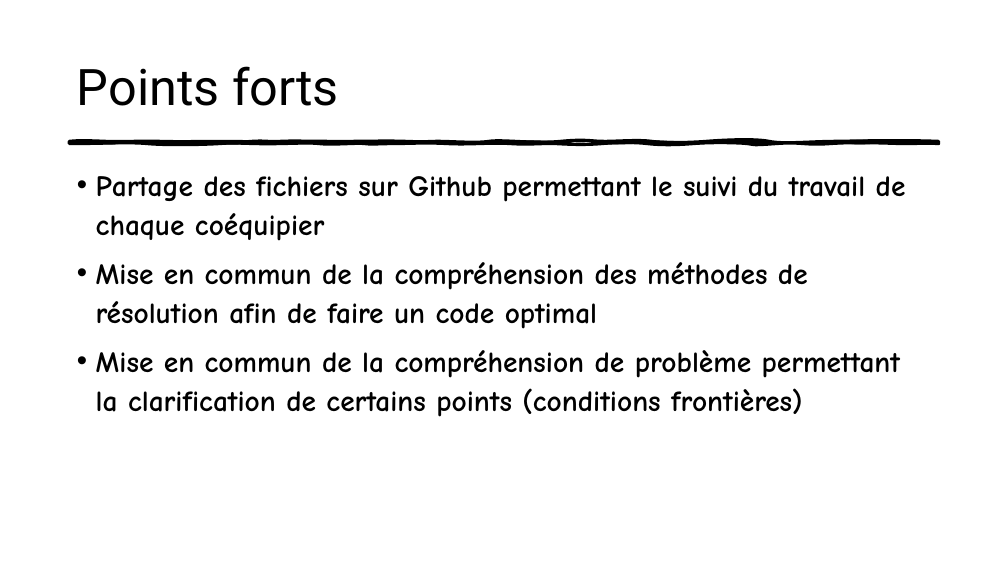
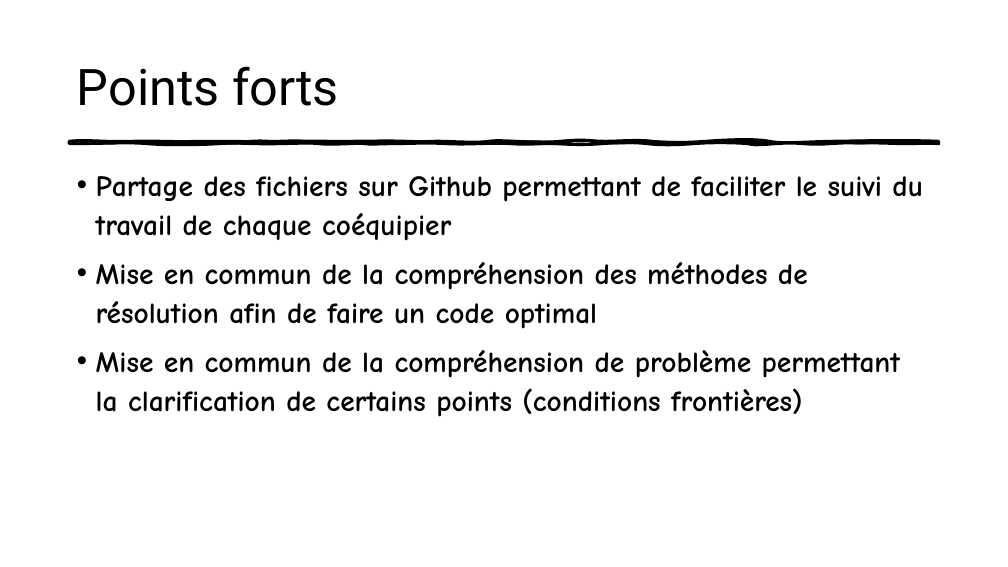
Before and after one commit to roroturgeon/GCH2545, a slide deck: slide 21 of Pâte à bagel.pptx (slide 20 before the commit). Drawn at 1008x567 pixels with LibreOffice and Linux fonts; fonts in the diff are those of the drawing. Boxes give left, top, right and bottom in pixels: in the first picture for what was removed or moved away, otherwise in the second. Text is boxed around its words. In the diff, an @@ line names an element or a change of style, - is before the commit and + after.

Commit message:
Update pp

```diff
--- a/Pâte à bagel.pptx
+++ b/Pâte à bagel.pptx
@@ text at box(96, 176, 923, 241): text changed @@
-• Partage des fichiers sur Github permettant le suivi du travail de chaque coéquipier
+• Partage des fichiers sur Github permettant de faciliter le suivi du travail de chaque coéquipier
```
Also in this commit, not shown: 3 other slides changed, 1 slide added.
